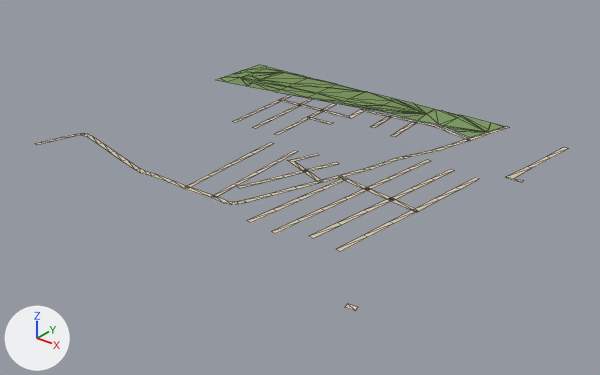
An edit to the glTF model public/assets/bengaluru-region-v1/tiles/t30_16-l1.glb, drawn before and after from the same camera.
Camera for both pictures: a 50 mm camera at (15821.0, 7576.0, 389.0) aimed at (15270.0, 8265.0, -39.0). Arrows for +X, +Y and +Z are at lower left; the lights stay in place. The picture after the commit comes second. Mesh edges are drawn as thin lines. Vertices at exactly the same position are counted once.

Objects in the first picture: 'ground'.
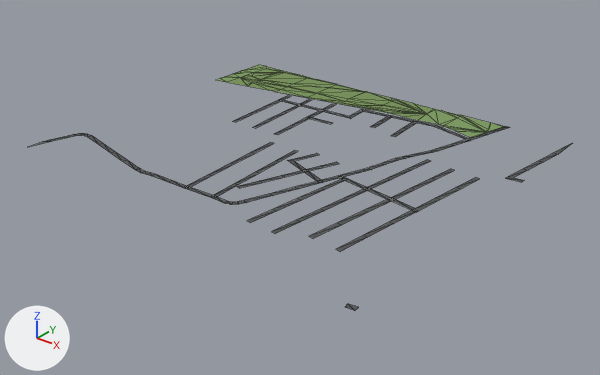
Pixel boxes (x1, y1, x2, y2) of what changed, in the pictures (600 x 375 px; the box of a moved part takes in the faces that stretch with it):
'ground', reshaped: before (35, 65, 567, 311); after (29, 65, 572, 311)
part 1 of me_ground, reshaped: before (506, 148, 567, 182); after (507, 143, 572, 182)
part 2 of me_ground, moved or reshaped: (349, 110, 376, 118) in both
part 3 of me_ground, moved or reshaped: before (35, 134, 75, 145); after (29, 134, 75, 147)
part 4 of me_ground, reshaped: before (468, 126, 510, 140); after (469, 126, 510, 140)
part 5 of me_ground, recoloured: (36, 95, 487, 311) in both

What the commit changed:
me_ground is used by ob_ground; location (15000.0, 8000.0, 0.0).
Verts and faces of me_ground; kept vertices keep their numbers, new ones are numbered from 374.
Before the commit, vertices of me_ground: 224 (244.0, 432.0, 1.0) at pixel (364, 111), 225 (236.0, 436.0, 1.0) at pixel (361, 109).
Before the commit, vertices of me_ground: 236 (-3.0, 97.0, 1.0) at pixel (34, 143), 237 (3.0, 95.0, 1.0) at pixel (36, 144), 238 (3.0, 120.0, 1.0) at pixel (54, 138), 239 (9.0, 119.0, 1.0) at pixel (56, 140).
Before the commit, vertices of me_ground: 318 (419.0, 499.0, 1.0) at pixel (509, 127), 319 (413.0, 501.0, 1.0) at pixel (506, 126), 320 (410.0, 465.0, 1.0) at pixel (490, 133), 321 (404.0, 467.0, 1.0) at pixel (486, 132).
me_ground had 374 vertices, 377 faces and spanned x -3.0..503.0, y 47.0..501.0, z 1.0.
me_ground now has 381 vertices, 384 faces and spans x 0.0..500.0, y 47.0..500.0, z 1.0.
Part 1, on me_ground:
8 vertices are removed from x 480.0..503.0, y 361.0..481.0, z 1.0.
8 faces are deleted.
13 vertices are added at x 481.0..500.0, y 359.0..500.0, z 1.0.
13 new faces join them.
Part 2, on me_ground:
Vertex 225 moves to (237.0, 437.0, 1.0), pixel (361, 109).
Vertex 224 moves to (243.0, 431.0, 1.0), pixel (363, 111).
Part 3, on me_ground:
Vertex 236 moves to (0.0, 108.0, 1.0), pixel (43, 141).
Vertex 237 moves to (0.0, 84.0, 1.0), pixel (27, 147).
Vertex 239 moves to (8.0, 113.0, 1.0), pixel (51, 141).
Vertex 238 moves to (2.0, 114.0, 1.0), pixel (49, 139).
Part 4, on me_ground:
Vertices deleted: 318, 319 (with the faces that use them).
Vertex 321 moves to (403.0, 462.0, 1.0), pixel (484, 133).
Vertex 320 moves to (408.0, 460.0, 1.0), pixel (487, 134).
New vertex 387 is at (419.0, 500.0, 1.0), pixel (510, 127).
New vertex 388 is at (413.0, 500.0, 1.0), pixel (505, 126).
New vertex 389 is at (411.0, 492.0, 1.0), pixel (501, 127).
New vertex 390 is at (416.0, 490.0, 1.0), pixel (504, 129).
New faces: (387, 388, 389), (387, 389, 390), (321, 390, 389), (320, 390, 321).
me_ground part 5: 216 kept faces spanning x 0.0..500.0, y 47.0..462.0, z 1.0 get new vertex colours; the middle colour goes from beige #d7c9ae to dark grey #535556.
